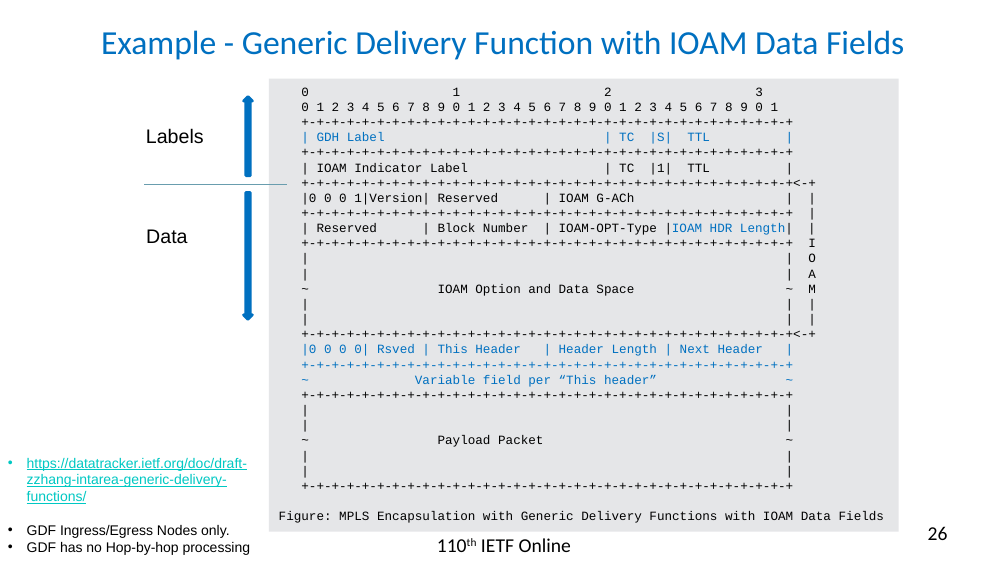
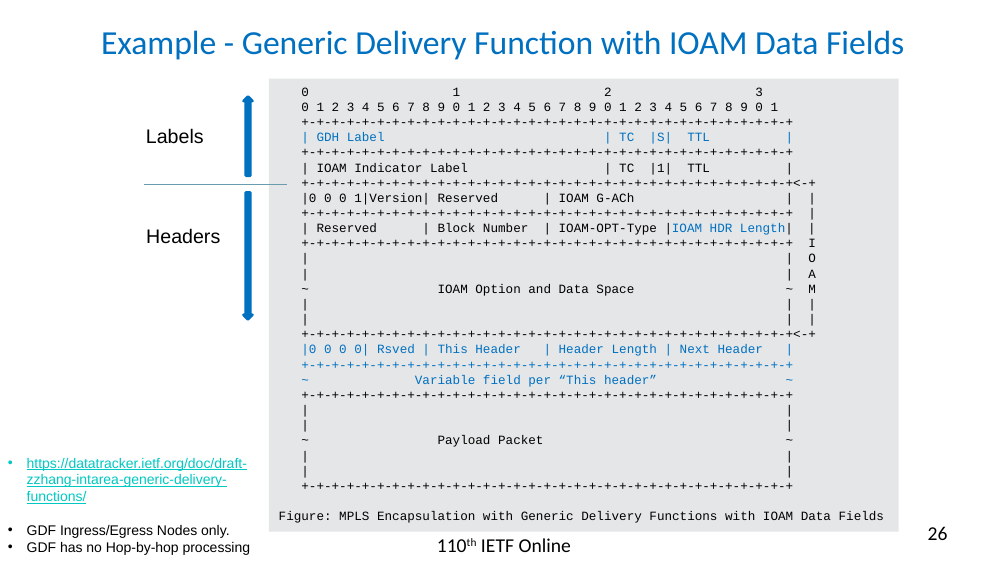
Before and after one commit to rakgandhi/ietf-slides, a slide deck: slide 26 of draft-gandhi-mpls-ioam-sr-06.pptx. Drawn at 1008x567 pixels with LibreOffice and Linux fonts; fonts in the diff are those of the drawing. Boxes give left, top, right and bottom in pixels: in the first picture for what was removed or moved away, otherwise in the second. Text is boxed around its words. In the diff, an @@ line names an element or a change of style, - is before the commit and + after.

```diff
--- a/draft-gandhi-mpls-ioam-sr-06.pptx
+++ b/draft-gandhi-mpls-ioam-sr-06.pptx
@@ text at <box>146,228,220,244</box>: text changed @@
-Data
+Headers
```
Also in this commit, not shown: 3 other slides changed, 1 other file.
